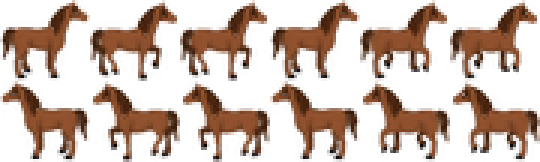
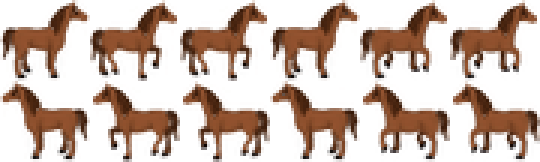
Comparing the layer stacks of the two (540, 162) images. Changes:
painted on "hair" over <box>12,6,465,144</box>
painted on "body" over <box>12,3,528,144</box>
